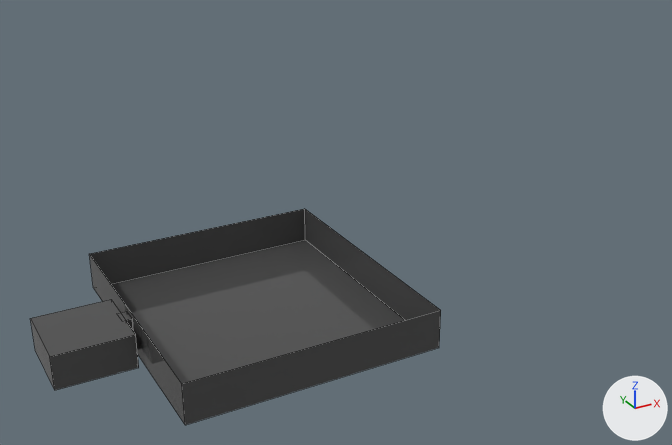
An edit to the Blender file tower/tower.blend, drawn before and after from the same camera.
Both versions are drawn from a 50 mm lens placed at (-27.3, -134.3, 81.6), pointed at (46.1, -1.0, 15.0). Every picture has the same lights, and +X, +Y and +Z are marked at lower right. Mesh edges are drawn as thin lines. Objects named as collision shapes, trigger or cutter boxes, shadow casters or lower levels of detail are left out.

Script lines for the objects in view, before the commit:
```python
me_cube_003 = bpy.data.meshes.new('Cube.003')
me_cube_003.from_pydata(...)  # 12 vertices, 5 faces; spans x -1.0..6.45, y -4.15..4.01, z -1.0..0.18
me_cube_003.materials.append(mat_prototypemat)  # dark grey #4c4c4c
# before: 4 (6.45, -4.15, -1.0) at pixel (439, 347), 5 (6.45, -4.15, 0.18) at pixel (440, 310), 6 (6.45, 4.01, -1.0) at pixel (305, 239), 7 (6.45, 4.01, 0.18) at pixel (304, 208)
me_plane = bpy.data.meshes.new('Plane')
me_plane.from_pydata(...)  # 20 vertices, 13 faces; spans x -1.0..1.16, y -1.0..1.0, z 0.0..0.9
me_plane.materials.append(mat_prototypemat)  # dark grey #4c4c4c
ob_base_col = bpy.data.objects.new('Base-col', me_plane)
ob_base_col.location = (0.0, 0.0, 0.0)
ob_base_col.scale = (6.73, 6.73, 6.73)
ob_courtyard_col = bpy.data.objects.new('Courtyard-col', me_cube_003)
ob_courtyard_col.location = (13.8, 0.0, 6.0)
ob_courtyard_col.scale = (6.0, 6.0, 6.0)
```
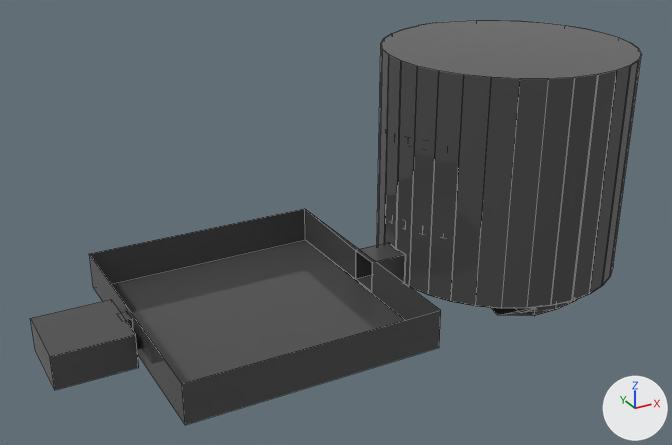
Commit message: Add tower

What changed in the scene script:
```text
Change me_cube_003:
    where me_cube_003.from_pydata(...)  # 12 vertices, 5 faces; spans x -1.0..6.45, y -4.15..4.01, z -1.0..0.18
    used by ob_courtyard_col; location = (13.8, 0.0, 6.0); scale = (6.0, 6.0, 6.0)
    verts and faces of me_cube_003; kept vertices keep their numbers, new ones are numbered from 12
    me_cube_003 part 1
    add delete_faces([(4, 5, 7, 6)])
    add verts[12] = (6.45, -0.5, -0.95)  # pixel (371, 291)
    add verts[13] = (6.45, 0.5, -0.95)  # pixel (355, 279)
    add verts[14] = (6.45, -0.5, 0.05)  # pixel (372, 262)
    add verts[15] = (6.45, 0.5, 0.05)  # pixel (355, 250)
    add faces += [(6, 13, 15, 7), (4, 5, 7, 15, 14, 12, 13, 6)]
Add me_cube_002:
    me_cube_002.from_pydata([(2.08, 3.29, -0.6), (1.51, 0.83, -0.6), (1.02, 3.86, -0.6), (1.02, 3.86, 0.11), (0.46, 1.4, -0.6), (0.46, 1.4, 0.11)], [], [(1, 5, 4), (4, 5, 3, 2), (2, 3, 0), (1, 4, 2, 0), (5, 1, 0, 3)])
    me_cube_002.materials.append(mat_prototypemat)  # dark grey #4c4c4c
Add me_cube_004:
    me_cube_004.from_pydata([(2.48, -1.0, -0.93), (2.48, -1.0, 1.08), (2.48, 1.0, -0.93), (2.48, 1.0, 1.08), (-4.84, 1.0, 1.1), (-4.84, 1.0, -0.9), (-4.84, -1.0, 1.1), (-4.84, -1.0, -0.9)], [], [(4, 5, 2, 3), (0, 7, 6, 1), (2, 5, 7, 0), (1, 6, 4, 3)])
    me_cube_004.materials.append(mat_prototypemat)  # dark grey #4c4c4c
Add me_cylinder_002:
    me_cylinder_002.from_pydata(...)  # 70 vertices, 34 faces; spans x -1.0..1.0, y -1.0..1.0, z -1.0..53.6
    me_cylinder_002.materials.append(mat_prototypemat)  # dark grey #4c4c4c
Add ob_spiral_col:
    ob_spiral_col = bpy.data.objects.new('spiral-col', me_cube_002)
    ob_spiral_col.location = (82.2, 0.0, -0.5)
    ob_spiral_col.rotation_euler = (0.0, 0.0, 3.117)  # degrees (0, 0, 179)
    ob_spiral_col.scale = (5.6, 5.6, 2.37)
    _m = ob_spiral_col.modifiers.new('Screw', 'SCREW')
    _m.steps = 32
    _m.render_steps = 32
    _m.iterations = 2
    _m.screw_offset = 6.8
    _m.use_merge_vertices = True
    _m = ob_spiral_col.modifiers.new('Solidify', 'SOLIDIFY')
Add ob_corridor_col:
    ob_corridor_col = bpy.data.objects.new('corridor-col', me_cube_004)
    ob_corridor_col.location = (57.3, 0.0, 3.0)
    ob_corridor_col.scale = (1.0, 3.0, 3.0)
    _m = ob_corridor_col.modifiers.new('Solidify', 'SOLIDIFY')
Add ob_spiral_ext_col:
    ob_spiral_ext_col = bpy.data.objects.new('spiral-ext-col', me_cylinder_002)
    ob_spiral_ext_col.location = (82.9, 0.0, 1.0)
    ob_spiral_ext_col.scale = (23.5, 23.5, 0.772)
    _m = ob_spiral_ext_col.modifiers.new('Solidify', 'SOLIDIFY')
```

Boxes [x1, y1, x2, y2] around the edits, measured in the pictures (672 x 445 px):
'spiral-ext-col', added
    after: [377, 20, 642, 308]
'corridor-col', added
    after: [355, 243, 405, 292]
'spiral-col', added
    after: [492, 299, 578, 316]
part 1 of me_cube_003, built on
    both: [305, 209, 440, 320]
